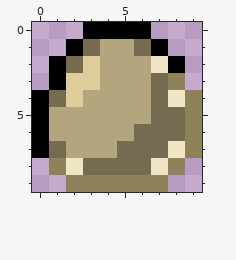
Pixel-art sprite: assets/sprites/entities/players/roadrunner/projectile.png. The picture above was drawn from the file before the commit.
The file is 10x10 pixels.
And afterwards:
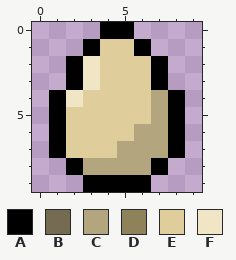
Palette (. is transparent): A #000000  B #746b51  C #b3a57d  D #8e825b  E #dfce9b  F #f0e6c6
The exact change:
Changed rows in their new state; - is an unchanged pixel.
first column x 0:
 0 ---.--.---
 1 --.AEEA.--
 2 -.AFEEEA.-
 3 -.AFEEEA.-
 4 .AFEEEECA.
 5 .AEEEEECA.
 6 .AEEEECCA.
 7 .AEEECCCA.
 8 -.ACCCCA.-
 9 --.AAAA.--
